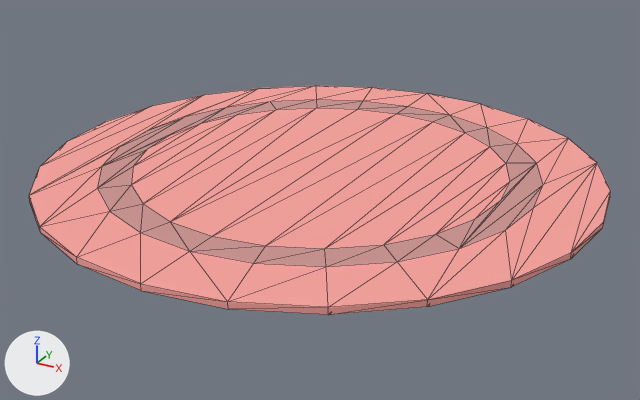
The glTF model assets/props/furniture/rugRound.glb: old version first, new version second.
Camera for both pictures: a camera (50 mm lens) standing at (1.118, -0.737, 0.545) and looking at (0.47, 0.441, -0.044). The axes (+X, +Y, +Z) are drawn at lower left. The lights are the same throughout. The older version comes first. Mesh edges are drawn as thin lines. Vertices at exactly the same position are counted once.

Names of what the first picture shows: 'rugRound(Clone)'.
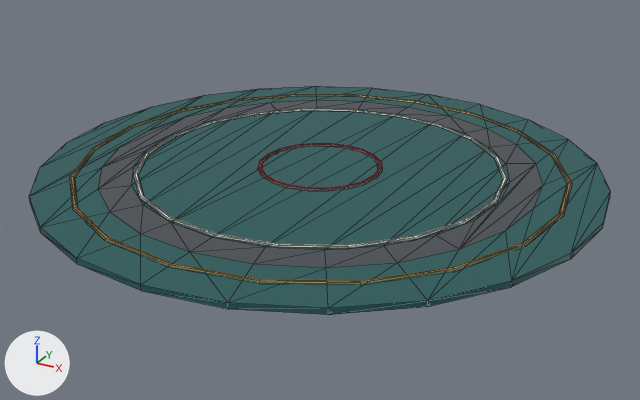
Where the change shows, as pixel boxes (x1, y1, x2, y2) in the pictures (640 x 400 px):
```json
{"object": "rugRound(Clone)", "change": "reshaped, rescaled", "before": [29, 86, 611, 315], "after": [29, 86, 611, 315]}
{"part": 1, "of": "me_mesh_ruground", "change": "added", "after": [70, 94, 572, 283]}
{"part": 2, "of": "me_mesh_ruground", "change": "added", "after": [134, 109, 507, 247]}
{"part": 3, "of": "me_mesh_ruground", "change": "added", "after": [258, 144, 382, 190]}
{"part": 4, "of": "me_mesh_ruground", "change": "recoloured", "before": [29, 86, 611, 315], "after": [29, 86, 611, 315]}
{"part": 5, "of": "me_mesh_ruground", "change": "recoloured", "before": [98, 100, 543, 267], "after": [98, 100, 543, 267]}
```

Edits to the scene script, one JSON object a line:
```json
{"op": "add", "block": "mat_paper", "code": ["mat_paper = principled_material('paper')", "mat_paper.base_color = (0.8, 0.78, 0.7)  # white #e7e5da", "mat_paper.roughness = 0.9"]}
{"op": "add", "block": "mat_brass", "code": ["mat_brass = principled_material('brass')", "mat_brass.base_color = (0.55, 0.34, 0.07)  # orange #c49e4b", "mat_brass.metallic = 0.6", "mat_brass.roughness = 0.4"]}
{"op": "add", "block": "mat_leather", "code": ["mat_leather = principled_material('leather')", "mat_leather.base_color = (0.015, 0.1, 0.1)  # dark cyan #215959", "mat_leather.roughness = 0.55"]}
{"op": "add", "block": "mat_red", "code": ["mat_red = principled_material('red')", "mat_red.base_color = (0.5, 0.03, 0.03)  # red #bc3030", "mat_red.roughness = 0.7"]}
{"op": "add", "block": "mat_gunmetal", "code": ["mat_gunmetal = principled_material('gunmetal')", "mat_gunmetal.base_color = (0.1, 0.11, 0.125)  # dark grey #595d63", "mat_gunmetal.metallic = 0.5", "mat_gunmetal.roughness = 0.45"]}
{"block": "me_mesh_ruground", "where": "# used by ob_ruground_clone; location = (0.0, 0.0, 0.0)"}
{"op": "remove", "block": "me_mesh_ruground", "code": "me_mesh_ruground.from_pydata(...)  # 96 vertices, 188 faces; spans x 0.0..0.92, y 0.0..0.92, z 0.0..0.01"}
{"op": "add", "block": "me_mesh_ruground", "code": "me_mesh_ruground.from_pydata(...)  # 456 vertices, 908 faces; spans x 0.0..0.92, y 0.0..0.92, z 0.0..0.011"}
{"block": "me_mesh_ruground", "change": "me_mesh_ruground part 1: a new loose piece of 120 vertices spanning x 0.056..0.864, y 0.056..0.864, z 0.005..0.011, in mat_brass (orange #c49e4b)"}
{"block": "me_mesh_ruground", "change": "me_mesh_ruground part 2: a new loose piece of 120 vertices spanning x 0.156..0.764, y 0.156..0.764, z 0.005..0.011, in mat_paper (white #e7e5da)"}
{"block": "me_mesh_ruground", "change": "me_mesh_ruground part 3: a new loose piece of 120 vertices spanning x 0.356..0.564, y 0.356..0.564, z 0.005..0.011, in mat_red (red #bc3030)"}
{"block": "me_mesh_ruground", "change": "me_mesh_ruground part 4: 140 faces spanning x 0.0..0.92, y 0.0..0.92, z 0.0..0.01 switch from mat_carpet (pink #f9a39e) to mat_leather (dark cyan #215959)"}
{"block": "me_mesh_ruground", "change": "me_mesh_ruground part 5: 48 faces spanning x 0.101..0.819, y 0.101..0.819, z 0.01 switch from mat_carpetdarker (pink #cd9491) to mat_gunmetal (dark grey #595d63)"}
{"op": "add", "block": "me_mesh_ruground", "code": "me_mesh_ruground.materials.append(mat_brass)  # orange #c49e4b"}
{"op": "add", "block": "me_mesh_ruground", "code": "me_mesh_ruground.materials.append(mat_paper)  # white #e7e5da"}
{"op": "add", "block": "me_mesh_ruground", "code": "me_mesh_ruground.materials.append(mat_red)  # red #bc3030"}
{"op": "set", "path": "ob_ruground_clone.scale", "old": "(1.0, 1.0, 1.0)", "new": "(1.0, 1.0, 0.872)"}
```
